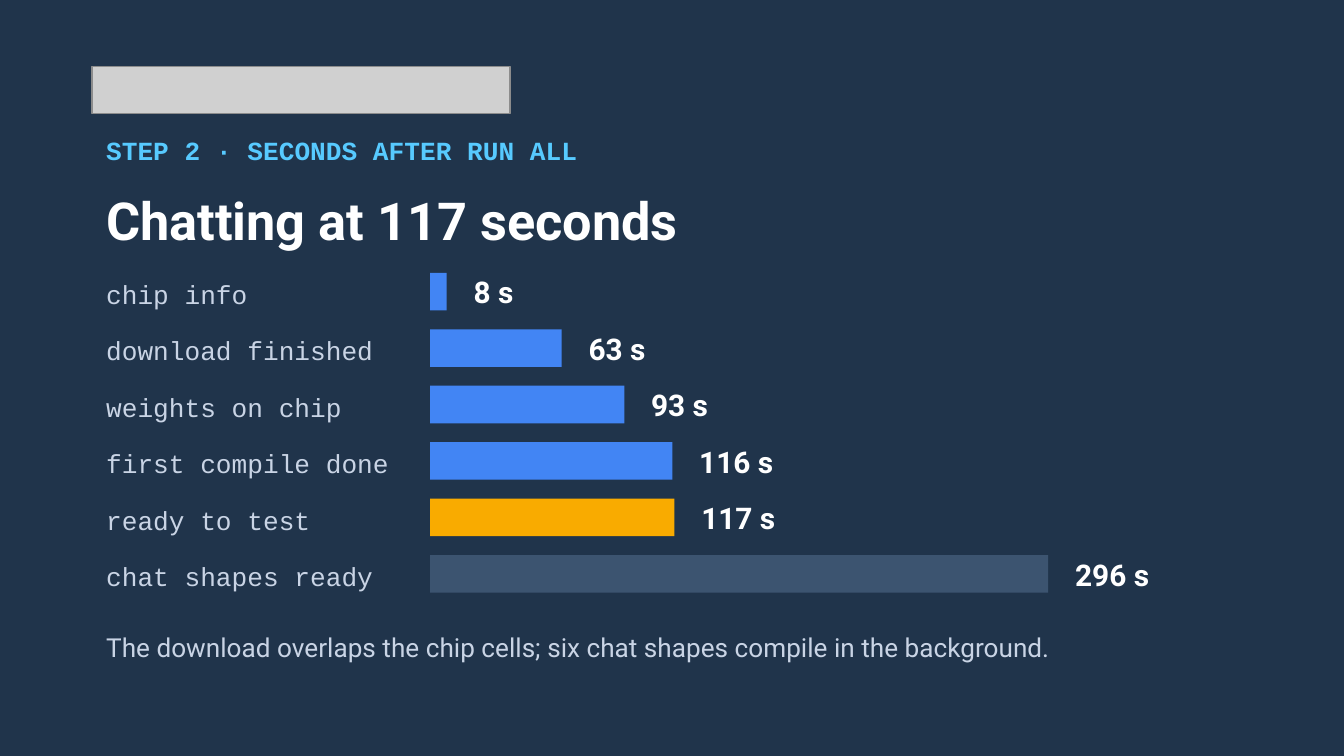
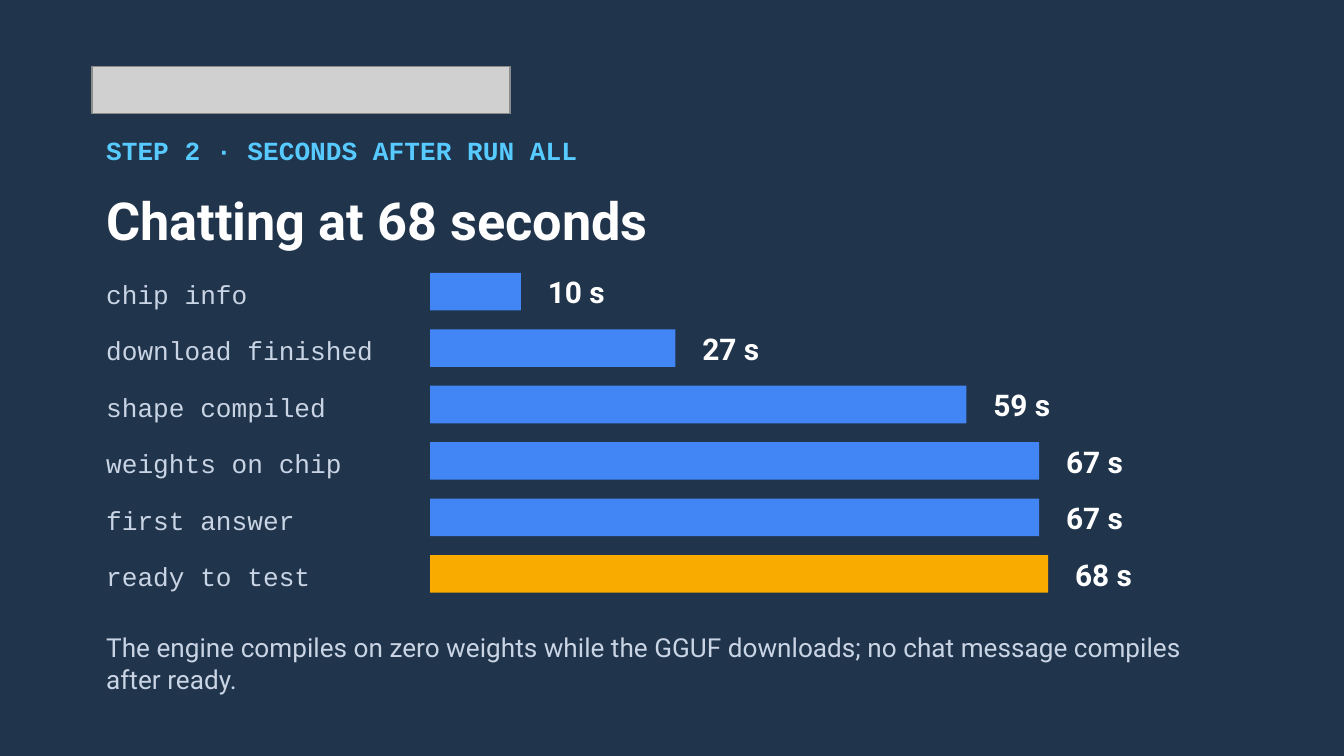
Before and after one commit to xbill9/colab, a slide deck: slide 6 of docs/deck/gemma4-colab-tpu-gde.pptx. Drawn at 1344x756 pixels with LibreOffice and Linux fonts; fonts in the diff are those of the drawing; grey boxes stand for pictures. Boxes give left, top, right and bottom in pixels: in the first picture for what was removed or moved away, otherwise in the second. Text is boxed around its words. In the diff, an @@ line names an element or a change of style, - is before the commit and + after.

```diff
--- a/docs/deck/gemma4-colab-tpu-gde.pptx
+++ b/docs/deck/gemma4-colab-tpu-gde.pptx
@@ text at (106,200,647,251): text changed @@
-Chatting at 117 seconds
+Chatting at 68 seconds
@@ rectangle: place and size @@
-rectangle at (430,273,446,310)
+rectangle at (430,273,521,310)
@@ text at (548,281,604,304): text changed @@
-8 s
+10 s
@@ rectangle: place and size @@
-rectangle at (430,329,562,367)
+rectangle at (430,329,676,367)
@@ text at (702,338,759,361): text changed @@
-63 s
+27 s
@@ rectangle: place and size @@
-rectangle at (430,386,625,423)
+rectangle at (430,386,966,423)
@@ text added at (106,398,326,423), 14 pt, text #C9D4E5 @@
+shape compiled
@@ text at (993,394,1050,417): text changed @@
-93 s
+59 s
@@ text "weights on chip": place and size @@
-text "weights on chip" at (106,398,342,423)
+text "weights on chip" at (106,455,342,479)
@@ rectangle: place and size @@
-rectangle at (430,442,672,480)
+rectangle at (430,442,1039,480)
@@ text at (1066,451,1123,474): text changed @@
-116 s
+67 s
@@ rectangle: place and size @@
-rectangle at (430,499,675,536)
+rectangle at (430,499,1039,536)
@@ rectangle at (430,499,1039,536): fill #F9AB00 to #4285F4 @@
@@ text at (1066,507,1123,530): text changed @@
-117 s
+67 s
@@ text at (106,511,294,530): text changed @@
-first compile done
+first answer
@@ text "ready to test": place and size @@
-text "ready to test" at (106,511,310,536)
+text "ready to test" at (106,568,310,592)
@@ text removed at (106,568,372,592) @@
-chat shapes ready
@@ rectangle at (430,555,1048,593): fill #3C5470 to #F9AB00 @@
@@ text at (1075,564,1132,587): text changed @@
-296 s
+68 s
@@ text at (106,637,1180,695): text changed @@
-The download overlaps the chip cells; six chat shapes compile in the background.
+The engine compiles on zero weights while the GGUF downloads; no chat message compiles after ready.
```
Also in this commit, not shown: 10 other slides changed, 1 slide added, 1 other file.
